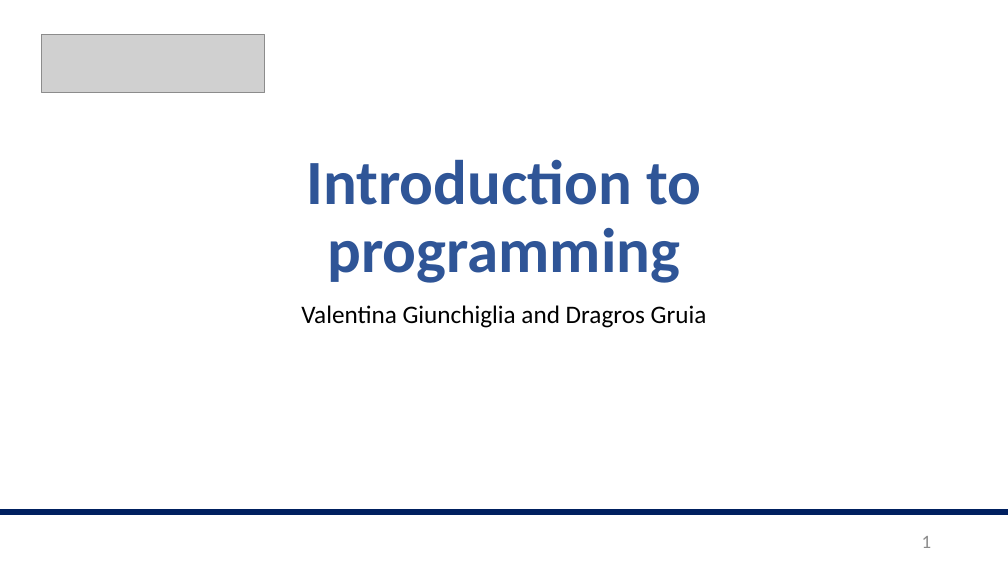
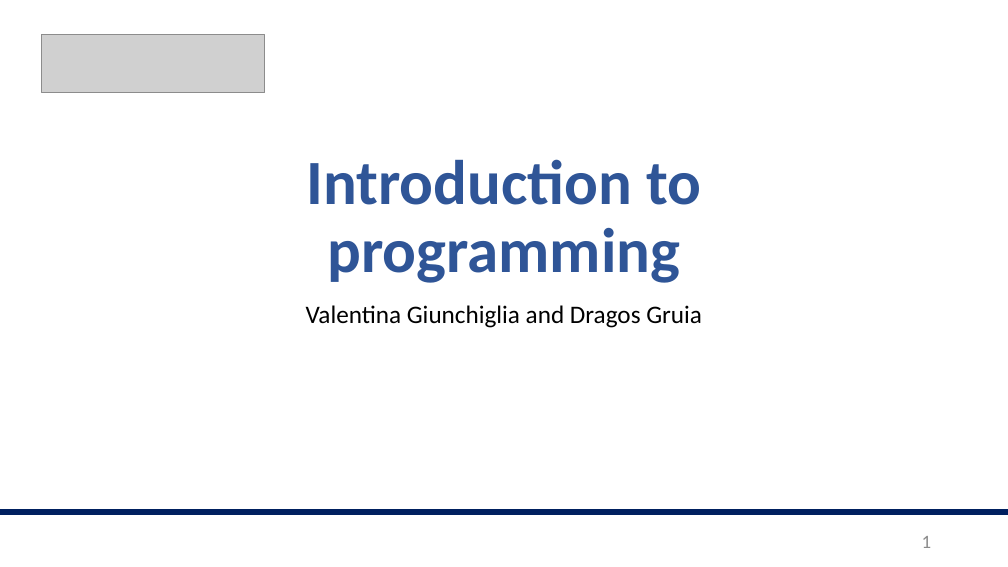
Before and after one commit to valegiunchiglia/2022-Module3-ImperialCollege, a slide deck: slide 1 of Day1/Day1.pptx. Drawn at 1008x567 pixels with LibreOffice and Linux fonts; fonts in the diff are those of the drawing; grey boxes stand for pictures. Boxes give left, top, right and bottom in pixels: in the first picture for what was removed or moved away, otherwise in the second. Text is boxed around its words. In the diff, an @@ line names an element or a change of style, - is before the commit and + after.

```diff
--- a/Day1/Day1.pptx
+++ b/Day1/Day1.pptx
@@ subtitle at (306,305,702,328): text changed @@
-Valentina Giunchiglia and Dragros Gruia
+Valentina Giunchiglia and Dragos Gruia
```
Also in this commit, not shown: 1 other slide changed, 6 other files.
